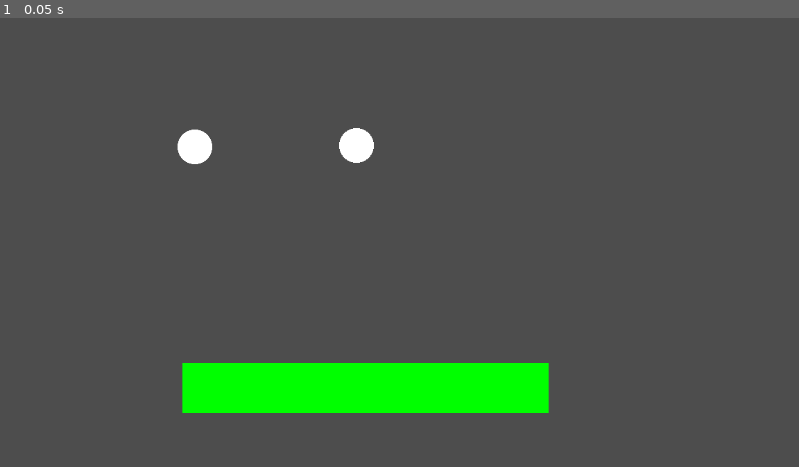
Above: before the commit, frame 1.
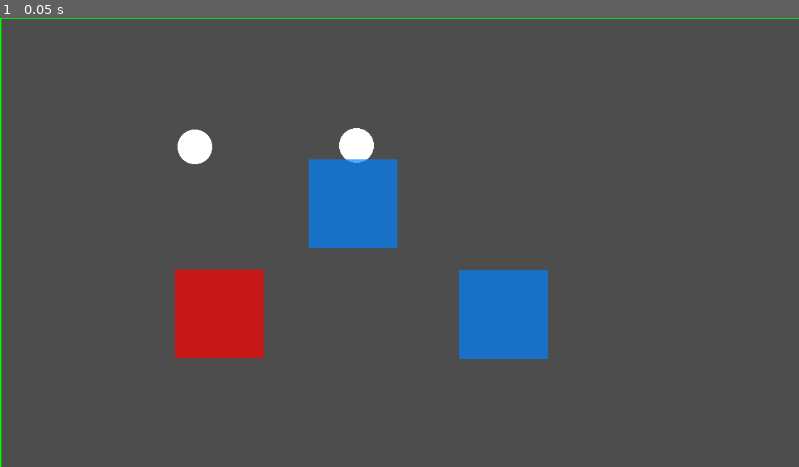
Above: after the commit, the same moment.

Repository: pgrenon1/champain
Game: Godot game, scene res://assets/scenes/race_1.tscn
The game is run twice, just before and just after one commit, with the same random seed, the same clock (stepped at 60 frames per second) and the same inputs.
Inputs:
- Up to frame 1 (0.05 s): no input

The runs differ from the first frame. In frame 1, 12% of the frame differs, in the area x 0-100%, y 0-100%.

Commit message:
Race checkpoint and finish

Diff:
--- a/godot/champain/assets/scenes/race_1.tscn
+++ b/godot/champain/assets/scenes/race_1.tscn
@@ -1,7 +1,9 @@
-[gd_scene load_steps=3 format=3 uid="uid://mhd0taubfps2"]
+[gd_scene load_steps=5 format=3 uid="uid://mhd0taubfps2"]
 
 [ext_resource type="PackedScene" uid="uid://b1qu7gq1j4y0u" path="res://assets/scenes/player.tscn" id="1_6nthd"]
 [ext_resource type="PackedScene" uid="uid://bhcrpvvrss881" path="res://assets/scenes/rectangle_wall.tscn" id="2_1eklx"]
+[ext_resource type="PackedScene" uid="uid://0uvlnkkx62ml" path="res://assets/scenes/race_finish.tscn" id="3_4u852"]
+[ext_resource type="PackedScene" uid="uid://boyg2fihjlwv0" path="res://assets/scenes/race_checkpoint.tscn" id="3_xvbif"]
 
 [node name="Race1" type="Node2D"]
 
@@ -10,8 +12,29 @@
 player_id = 1
 
 [node name="RectangleWall" parent="." instance=ExtResource("2_1eklx")]
-position = Vector2(527, 534)
-scale = Vector2(4.12, 0.56)
+position = Vector2(-44, 340)
+scale = Vector2(0.720003, 5.92)
+
+[node name="RectangleWall4" parent="." instance=ExtResource("2_1eklx")]
+position = Vector2(1199, 343)
+scale = Vector2(0.720003, 5.92)
+
+[node name="RectangleWall2" parent="." instance=ExtResource("2_1eklx")]
+position = Vector2(582, 686)
+scale = Vector2(10.64, 0.56)
+
+[node name="RectangleWall3" parent="." instance=ExtResource("2_1eklx")]
+position = Vector2(562, -35.0001)
+scale = Vector2(10.64, 0.56)
 
 [node name="Player2" parent="." instance=ExtResource("1_6nthd")]
 position = Vector2(514, 184)
+
+[node name="RaceFinish" parent="." instance=ExtResource("3_4u852")]
+position = Vector2(316, 427)
+
+[node name="RaceCheckpoint" parent="." instance=ExtResource("3_xvbif")]
+position = Vector2(726, 428)
+
+[node name="RaceCheckpoint2" parent="." instance=ExtResource("3_xvbif")]
+position = Vector2(509, 268)
--- /dev/null
+++ b/godot/champain/assets/scenes/race_checkpoint.tscn
@@ -0,0 +1,18 @@
+[gd_scene load_steps=4 format=3 uid="uid://boyg2fihjlwv0"]
+
+[ext_resource type="Script" path="res://assets/scripts/race_checkpoint.gd" id="1_7e7iy"]
+[ext_resource type="Texture2D" uid="uid://bb10gfp5h3kqk" path="res://assets/graphics/square.png" id="1_pey41"]
+
+[sub_resource type="RectangleShape2D" id="RectangleShape2D_cngur"]
+size = Vector2(128, 128)
+
+[node name="RaceCheckpoint" type="Area2D"]
+script = ExtResource("1_7e7iy")
+metadata/_edit_group_ = true
+
+[node name="Sprite2D" type="Sprite2D" parent="."]
+modulate = Color(0, 0.501961, 1, 0.686275)
+texture = ExtResource("1_pey41")
+
+[node name="CollisionShape2D" type="CollisionShape2D" parent="."]
+shape = SubResource("RectangleShape2D_cngur")
--- /dev/null
+++ b/godot/champain/assets/scenes/race_finish.tscn
@@ -0,0 +1,18 @@
+[gd_scene load_steps=4 format=3 uid="uid://0uvlnkkx62ml"]
+
+[ext_resource type="Script" path="res://assets/scripts/race_finish.gd" id="1_gxdtp"]
+[ext_resource type="Texture2D" uid="uid://bb10gfp5h3kqk" path="res://assets/graphics/square.png" id="1_v3inh"]
+
+[sub_resource type="RectangleShape2D" id="RectangleShape2D_cngur"]
+size = Vector2(128, 128)
+
+[node name="RaceFinish" type="Area2D"]
+script = ExtResource("1_gxdtp")
+metadata/_edit_group_ = true
+
+[node name="Sprite2D" type="Sprite2D" parent="."]
+modulate = Color(1, 0, 0, 0.686275)
+texture = ExtResource("1_v3inh")
+
+[node name="CollisionShape2D" type="CollisionShape2D" parent="."]
+shape = SubResource("RectangleShape2D_cngur")
--- a/godot/champain/assets/scripts/player_controller.gd
+++ b/godot/champain/assets/scripts/player_controller.gd
@@ -1,18 +1,20 @@
-extends RigidBody2D
+class_name Player extends RigidBody2D
 
 @export var speed = 400
 @export var player_id = 0
+var lap_count = 0
 var validated_checkpoints = []
 
 func _ready() -> void:
 	pass
-# Called every frame. 'delta' is the elapsed time since the previous frame.
+
 func _physics_process(delta: float) -> void:
-	var direction = position - get_viewport().get_mouse_position()
-	direction = direction.normalized()
 	if Input.is_action_just_pressed("move" + str(player_id)):
+		var direction = position - get_viewport().get_mouse_position()
+		direction = direction.normalized()
 		apply_impulse(direction * speed)
-	pass
 
-func validate_checkpoint(id: int):
-	pass
+func validate_checkpoint(checkpoint_id: int):
+	if !validated_checkpoints.has(checkpoint_id):
+		validated_checkpoints.append(checkpoint_id)
+		#print("Player " + str(player_id) + " got checkpoint " + str(checkpoint_id))
--- /dev/null
+++ b/godot/champain/assets/scripts/race_checkpoint.gd
@@ -0,0 +1,20 @@
+extends Area2D
+
+var _id = 0
+
+func _ready() -> void:
+	var finish = RaceFinish.instance
+	if !finish:
+		push_error("No RaceFinish in scene (or RaceFinish is above this checkpoint)")
+		return
+	_id = finish.add_checkpoint()
+	body_entered.connect(_entered)
+
+
+func _physics_process(delta: float) -> void:
+
+	pass
+
+func _entered(body):
+	if body is Player:
+		body.validate_checkpoint(_id)
--- /dev/null
+++ b/godot/champain/assets/scripts/race_finish.gd
@@ -0,0 +1,25 @@
+class_name RaceFinish extends Area2D
+
+static var instance
+
+@export var number_of_laps = 3
+var _checkpoint_count = 0
+
+func _ready() -> void:
+	RaceFinish.instance = self
+	body_entered.connect(_entered)
+
+func _process(delta: float) -> void:
+	pass
+
+func add_checkpoint():
+	_checkpoint_count += 1
+	#print("Checkpoint " + str(_checkpoint_count) + " added")
+	return _checkpoint_count
+
+func _entered(body):
+	if body is Player:
+		if body.validated_checkpoints.size() >= _checkpoint_count:
+			body.lap_count += 1
+			body.validated_checkpoints.clear()
+			print("player " + str(body.player_id) + " finishes lap " + str(body.lap_count))
